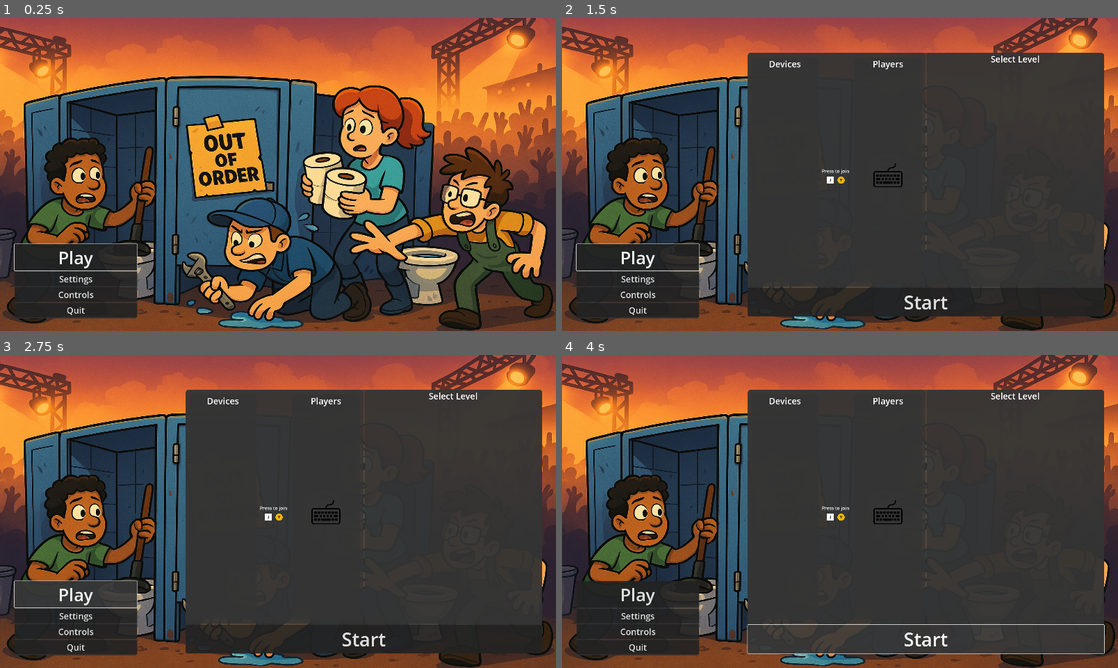
Above: before the commit, frames 1-4 (two rows, left to right).
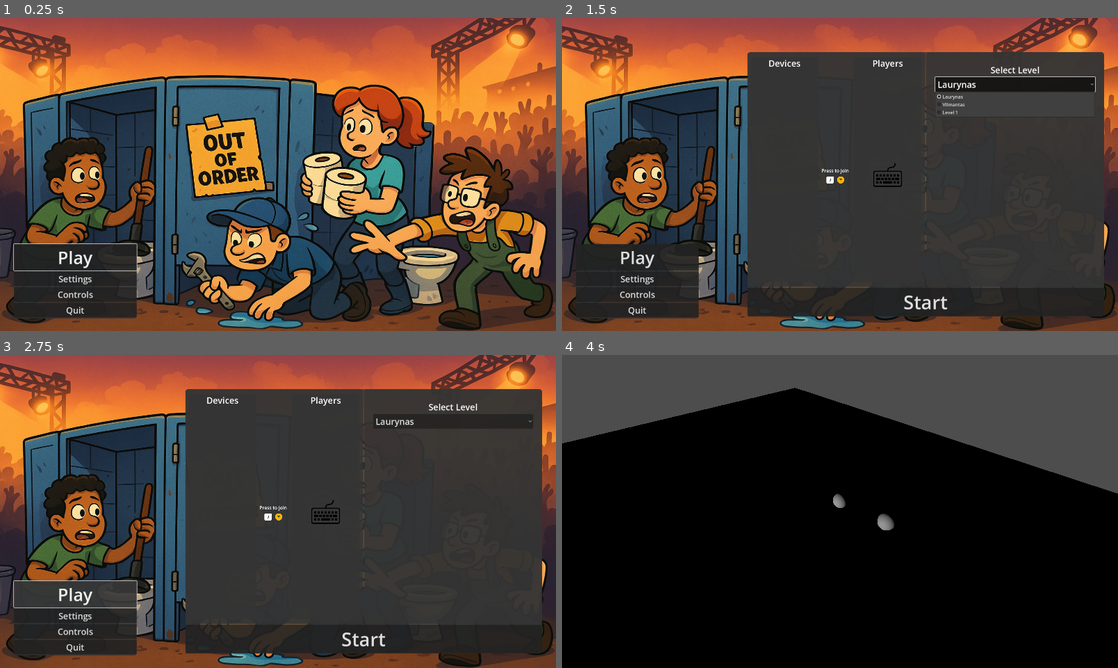
Above: after the commit, the same moments.

Repository: LaurynasP/ldjam-57
Game: Godot game, scene res://scenes/Main.tscn
The game is run twice, just before and just after one commit, with the same random seed, the same clock (stepped at 60 frames per second) and the same inputs.
Inputs (mouse positions are in pixels of both pictures, inside the frame that each line leads up to):
- Up to frame 1 (0.25 s): no input
- Up to frame 2 (1.5 s): click "Play" at 0.5 s; click (1012, 83) at 1.25 s, where only the run after the commit has a clickable "Laurynas"
- Up to frame 3 (2.75 s): click "Play" at 2 s
- Up to frame 4 (4 s): click "Start" at 2.75 s; click (923, 639) at 3.5 s, where only the run before the commit has a clickable "Start"

The runs differ from the first frame. In frame 1, 8.8% of the frame differs, in the area x 0-100%, y 0-100%; in frame 2, 6.0%; in frame 3, 4.6%; in frame 4, 97%.

Commit message:
Level Selection

Diff:
--- /dev/null
+++ b/features/level/debug_levels/Laurynas.tscn
@@ -0,0 +1,33 @@
+[gd_scene load_steps=6 format=3 uid="uid://hag7k21uqn13"]
+
+[ext_resource type="Script" uid="uid://jcyuj2h3gtq6" path="res://features/level/level.gd" id="1_vjoi7"]
+[ext_resource type="PackedScene" uid="uid://tp32esmsp3xq" path="res://features/camera/Camera.tscn" id="2_ax20a"]
+[ext_resource type="PackedScene" uid="uid://da1p078wf0dfu" path="res://features/player/Player.tscn" id="3_eng20"]
+
+[sub_resource type="BoxMesh" id="BoxMesh_yp1q3"]
+
+[sub_resource type="BoxShape3D" id="BoxShape3D_lrli3"]
+
+[node name="Laurynas" type="Node3D"]
+script = ExtResource("1_vjoi7")
+
+[node name="Camera" parent="." instance=ExtResource("2_ax20a")]
+
+[node name="Player" parent="." instance=ExtResource("3_eng20")]
+transform = Transform3D(1, 0, 0, 0, 1, 0, 0, 0, 1, 0, 1.06552, 0)
+
+[node name="StaticBody3D" type="StaticBody3D" parent="."]
+transform = Transform3D(52.0326, 0, 0, 0, 1, 0, 0, 0, 30.3952, 0, 0, 0)
+
+[node name="CSGMesh3D" type="CSGMesh3D" parent="StaticBody3D"]
+mesh = SubResource("BoxMesh_yp1q3")
+
+[node name="CollisionShape3D" type="CollisionShape3D" parent="StaticBody3D"]
+shape = SubResource("BoxShape3D_lrli3")
+
+[node name="DirectionalLight3D" type="DirectionalLight3D" parent="."]
+transform = Transform3D(1, 0, 0, 0, 1, 0, 0, 0, 1, 13.0247, 18.3396, 0)
+
+[node name="Player2" parent="." instance=ExtResource("3_eng20")]
+transform = Transform3D(1, 0, 0, 0, 1, 0, 0, 0, 1, 3.56864, 1.78707, 0)
+device_id = 0
--- /dev/null
+++ b/features/level/debug_levels/Vilmantas.tscn
@@ -0,0 +1,6 @@
+[gd_scene load_steps=2 format=3 uid="uid://crwoxhfx787al"]
+
+[ext_resource type="Script" uid="uid://jcyuj2h3gtq6" path="res://features/level/level.gd" id="1_yvns7"]
+
+[node name="Vilmantas" type="Node3D"]
+script = ExtResource("1_yvns7")
--- a/features/level/laurynas.tscn
+++ /dev/null
@@ -1,6 +0,0 @@
-[gd_scene load_steps=2 format=3 uid="uid://hag7k21uqn13"]
-
-[ext_resource type="Script" uid="uid://jcyuj2h3gtq6" path="res://features/level/level.gd" id="1_axc1c"]
-
-[node name="Laurynas" type="Node3D"]
-script = ExtResource("1_axc1c")
--- a/features/level/level.gd
+++ b/features/level/level.gd
@@ -2,9 +2,13 @@
 extends Node
 
 func _enter_tree():
-	var gameplay = ResourceLoader.load("res://features/gameplay/gameplay.tscn")
-
-	add_child(gameplay.instantiate())
+	GameManager.set_level(self)
+	print("Entering Level")
+	print(GameManager.current_level)
+	#var gameplay = ResourceLoader.load("res://features/gameplay/gameplay.tscn")
+	#
+	#add_child(gameplay.instantiate())
 
 func _ready():
+	add_to_group("level")
 	pass
--- /dev/null
+++ b/features/level/levels/Level1.tscn
@@ -0,0 +1,6 @@
+[gd_scene load_steps=2 format=3 uid="uid://b1bcxicj4m1qr"]
+
+[ext_resource type="Script" uid="uid://jcyuj2h3gtq6" path="res://features/level/level.gd" id="1_w1r02"]
+
+[node name="Level1" type="Node3D"]
+script = ExtResource("1_w1r02")
--- a/features/level/vilmantas.tscn
+++ /dev/null
@@ -1,6 +0,0 @@
-[gd_scene load_steps=2 format=3 uid="uid://crwoxhfx787al"]
-
-[ext_resource type="Script" uid="uid://jcyuj2h3gtq6" path="res://features/level/level.gd" id="1_wco2i"]
-
-[node name="Vilmantas" type="Node3D"]
-script = ExtResource("1_wco2i")
--- a/features/menu/main_menu/main_menu.gd
+++ b/features/menu/main_menu/main_menu.gd
@@ -7,4 +7,7 @@
 @onready var quit_button:Button = %QuitButton
 
 func _ready() -> void:
-	pass
+	process_mode = Node.PROCESS_MODE_WHEN_PAUSED
+
+func _process(delta: float) -> void:
+	play_button.text = "Play" if GameManager.current_level == null else "Continue"
--- a/features/menu/menu.gd
+++ b/features/menu/menu.gd
@@ -12,6 +12,7 @@
 
 
 func _ready():
+	game_pause_changed_handler(get_tree().paused)
 	main_menu.play_button.grab_focus()
 	process_mode = ProcessMode.PROCESS_MODE_WHEN_PAUSED
 
@@ -19,7 +20,6 @@
 	main_menu.settings_button.pressed.connect(_on_settings_button_pressed)
 	main_menu.controls_button.pressed.connect(_on_controls_button_pressed)
 	main_menu.quit_button.pressed.connect(_on_quit_button_pressed)
-
 
 	GameManager.game_pause_changed.connect(game_pause_changed_handler)
 
@@ -30,6 +30,7 @@
 	visible = paused
 
 func _on_play_button_pressed():
+	print(GameManager.current_level)
 	if GameManager.current_level != null:
 		GameManager.toggle_pause()
 	else:
--- a/features/menu/options_menu/options_menu.gd
+++ b/features/menu/options_menu/options_menu.gd
@@ -25,7 +25,6 @@
 
 func _unhandled_input(event: InputEvent):
 	if event.is_action_pressed("ui_cancel"):
-		print("yeet")
 		get_viewport().set_input_as_handled()
 
 
--- a/features/menu/play_menu/LevelSelection.tscn
+++ b/features/menu/play_menu/LevelSelection.tscn
@@ -1,6 +1,7 @@
-[gd_scene load_steps=2 format=3 uid="uid://cow7stqauiefe"]
+[gd_scene load_steps=3 format=3 uid="uid://cow7stqauiefe"]
 
 [ext_resource type="PackedScene" uid="uid://n73bp8x5og60" path="res://features/menu/general/MenuPanel.tscn" id="1_dgtgq"]
+[ext_resource type="Script" uid="uid://c40p1jqpcbui8" path="res://features/menu/play_menu/level_selection.gd" id="1_whpci"]
 
 [node name="LevelSelection" type="Control"]
 layout_mode = 3
@@ -11,21 +12,33 @@
 grow_vertical = 2
 size_flags_horizontal = 3
 size_flags_vertical = 3
+script = ExtResource("1_whpci")
 
 [node name="LevelPanel" parent="." instance=ExtResource("1_dgtgq")]
 layout_mode = 1
 size_flags_horizontal = 3
 
-[node name="LevelContainer" type="VBoxContainer" parent="LevelPanel"]
+[node name="VBoxContainer" type="VBoxContainer" parent="LevelPanel"]
 layout_mode = 1
-anchors_preset = 15
-anchor_right = 1.0
-anchor_bottom = 1.0
+anchors_preset = -1
+anchor_left = 0.05
+anchor_top = 0.05
+anchor_right = 0.95
+anchor_bottom = 0.95
 grow_horizontal = 2
 grow_vertical = 2
 
-[node name="Label" type="Label" parent="LevelPanel/LevelContainer"]
+[node name="Label" type="Label" parent="LevelPanel/VBoxContainer"]
 layout_mode = 2
 theme_override_font_sizes/font_size = 30
 text = "Select Level"
 horizontal_alignment = 1
+
+[node name="LevelSelectContainer" type="VBoxContainer" parent="LevelPanel/VBoxContainer"]
+unique_name_in_owner = true
+layout_mode = 2
+
+[node name="LevelSelector" type="OptionButton" parent="LevelPanel/VBoxContainer/LevelSelectContainer"]
+unique_name_in_owner = true
+layout_mode = 2
+theme_override_font_sizes/font_size = 30
--- a/features/menu/play_menu/PlayMenu.tscn
+++ b/features/menu/play_menu/PlayMenu.tscn
@@ -1,6 +1,6 @@
 [gd_scene load_steps=4 format=3 uid="uid://bnp6e4lr24lq6"]
 
-[ext_resource type="Script" uid="uid://rpjaipjcotw6" path="res://features/menu/play_menu/play_Menu.gd" id="1_akfxb"]
+[ext_resource type="Script" uid="uid://rpjaipjcotw6" path="res://features/menu/play_menu/play_menu.gd" id="1_akfxb"]
 [ext_resource type="PackedScene" uid="uid://bm4fan7kwx1bw" path="res://features/menu/play_menu/PlayerSelection.tscn" id="2_2gje1"]
 [ext_resource type="PackedScene" uid="uid://cow7stqauiefe" path="res://features/menu/play_menu/LevelSelection.tscn" id="3_wbled"]
 
@@ -13,6 +13,12 @@
 grow_vertical = 2
 size_flags_horizontal = 3
 size_flags_vertical = 3
+focus_neighbor_left = NodePath("VBoxContainer/HBoxContainer/LevelSelection")
+focus_neighbor_top = NodePath("VBoxContainer/HBoxContainer/LevelSelection")
+focus_neighbor_right = NodePath("VBoxContainer/HBoxContainer/LevelSelection")
+focus_neighbor_bottom = NodePath("VBoxContainer/HBoxContainer/LevelSelection")
+focus_next = NodePath("VBoxContainer/HBoxContainer/LevelSelection")
+focus_previous = NodePath("VBoxContainer/HBoxContainer/LevelSelection")
 script = ExtResource("1_akfxb")
 
 [node name="VBoxContainer" type="VBoxContainer" parent="."]
@@ -31,9 +37,12 @@
 layout_mode = 2
 
 [node name="LevelSelection" parent="VBoxContainer/HBoxContainer" instance=ExtResource("3_wbled")]
+unique_name_in_owner = true
 layout_mode = 2
 
 [node name="StartButton" type="Button" parent="VBoxContainer"]
+unique_name_in_owner = true
 layout_mode = 2
+focus_neighbor_top = NodePath("../HBoxContainer/LevelSelection")
 theme_override_font_sizes/font_size = 65
 text = "Start"
--- /dev/null
+++ b/features/menu/play_menu/level_selection.gd
@@ -0,0 +1,28 @@
+extends Control
+class_name LevelSelection
+
+var selected_level: String
+
+@onready var level_selector: OptionButton = %LevelSelector
+
+var levels = {
+	"Laurynas": "res://features/level/debug_levels/Laurynas.tscn",
+	"Vilmantas": "res://features/level/debug_levels/Vilmantas.tscn",
+	"Level 1": "res://features/level/levels/Level1.tscn"
+}
+
+func _ready():
+	for level_name in levels.keys():
+		level_selector.add_item(level_name)
+
+
+	level_selector.select(0)
+	selected_level = level_selector.get_item_text(0)
+
+	level_selector.item_selected.connect(_on_level_selected)
+
+
+
+func _on_level_selected(index: int) -> void:
+	selected_level = level_selector.get_item_text(index)
+	print(selected_level)
--- a/features/menu/play_menu/play_Menu.gd
+++ b/features/menu/play_menu/play_Menu.gd
@@ -1,6 +1,12 @@
 extends SubMenu
 class_name PlayMenu
 
+@onready var start_button:Button = %StartButton
+@onready var level_selection: LevelSelection = %LevelSelection
 
 func _ready() -> void:
 	super._ready()
+	start_button.pressed.connect(_on_start_button_press)
+
+func _on_start_button_press():
+	GameManager.load_level(level_selection.levels.get(level_selection.selected_level))
--- a/managers/game_manager.gd
+++ b/managers/game_manager.gd
@@ -9,18 +9,32 @@
 signal game_pause_changed(paused: bool)
 
 func _ready() -> void:
-	DisplayServer.window_set_size(Vector2i(1920, 1080))
-	get_tree().paused = true
+	if not current_level:
+		pause()
 	self.add_child(menu)
 
 func toggle_pause():
+	unpause() if get_tree().paused else pause()
 
+func pause():
+	get_tree().paused = true
+	emit_signal("game_pause_changed", true)
+
+func unpause():
 	if get_tree().paused and current_level == null:
 		return
+	get_tree().paused = false
+	emit_signal("game_pause_changed", false)
 
+func set_level(level: Level):
+	current_level = level
+	unpause()
 
-	get_tree().paused = not get_tree().paused
-	emit_signal("game_pause_changed", get_tree().paused)
+func load_level(level_path: String):
+	var level = load(level_path).instantiate()
+	get_tree().root.add_child(level)
+	set_level(level)
+
 
 
 
@@ -44,3 +58,7 @@
 
 func quit_game():
 	get_tree().quit()
+
+func _get_level_instance() -> Level:
+	var levels = get_tree().get_nodes_in_group("level")
+	return levels[0] if levels.size() > 0 else null
--- a/scenes/Main.tscn
+++ b/scenes/Main.tscn
@@ -1,31 +1,3 @@
-[gd_scene load_steps=5 format=3 uid="uid://cu73xjjw087ti"]
-
-[ext_resource type="PackedScene" uid="uid://tp32esmsp3xq" path="res://features/camera/Camera.tscn" id="1_elqb8"]
-[ext_resource type="PackedScene" uid="uid://da1p078wf0dfu" path="res://features/player/Player.tscn" id="2_rvslj"]
-
-[sub_resource type="BoxMesh" id="BoxMesh_0bbpv"]
-
-[sub_resource type="BoxShape3D" id="BoxShape3D_rarhs"]
+[gd_scene format=3 uid="uid://cu73xjjw087ti"]
 
 [node name="Main" type="Node3D"]
-
-[node name="Camera" parent="." instance=ExtResource("1_elqb8")]
-
-[node name="Player" parent="." instance=ExtResource("2_rvslj")]
-transform = Transform3D(1, 0, 0, 0, 1, 0, 0, 0, 1, 0, 1.06552, 0)
-
-[node name="StaticBody3D" type="StaticBody3D" parent="."]
-transform = Transform3D(52.0326, 0, 0, 0, 1, 0, 0, 0, 30.3952, 0, 0, 0)
-
-[node name="CSGMesh3D" type="CSGMesh3D" parent="StaticBody3D"]
-mesh = SubResource("BoxMesh_0bbpv")
-
-[node name="CollisionShape3D" type="CollisionShape3D" parent="StaticBody3D"]
-shape = SubResource("BoxShape3D_rarhs")
-
-[node name="DirectionalLight3D" type="DirectionalLight3D" parent="."]
-transform = Transform3D(1, 0, 0, 0, 1, 0, 0, 0, 1, 13.0247, 18.3396, 0)
-
-[node name="Player2" parent="." instance=ExtResource("2_rvslj")]
-transform = Transform3D(1, 0, 0, 0, 1, 0, 0, 0, 1, 3.56864, 1.78707, 0)
-device_id = 0
Not shown, added: features/menu/play_menu/level_selection.gd.uid
